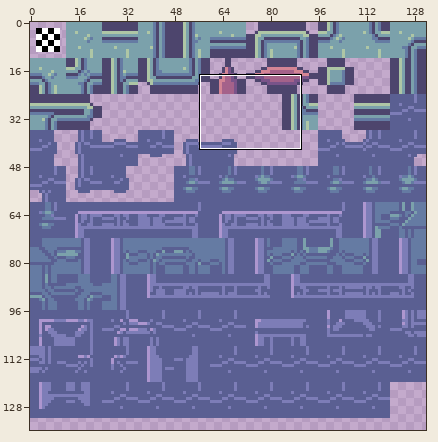
A sprite sheet gets an edit: TowerOfDreams/tilesets/tTileset/output_tileset.png. The first picture is a wide view before the edit; the outline marks the close-up.
Close-up. Before the commit:
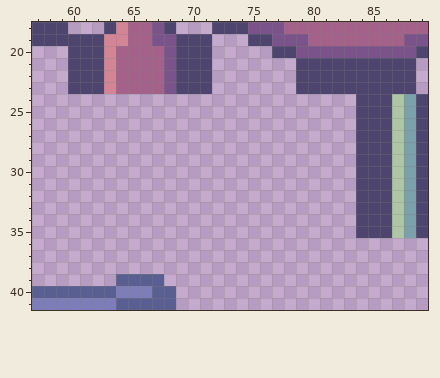
The file is 132x144 pixels. Shown: x 57..89, y 18..41. The wide view leaves out empty margins.
After the commit:
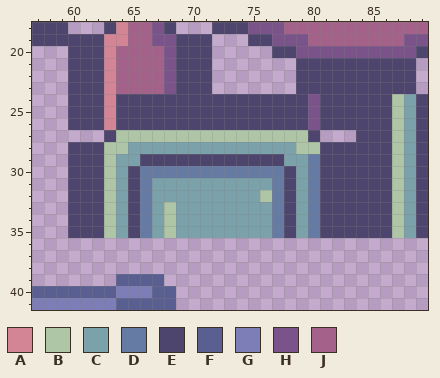
Palette (. is transparent): A #d38595  B #aec6a5  C #7ba1ab  D #657ba3  E #4d456d  F #5a5f92  G #7d7db7  H #795389  J #a4628a
Change:
y 24..26: x 60..83 ........................ -> EEEAEEEEEEEEEEEEEEEEHEEE
y 27: x 63..80 .................. -> EBBBBBBBBBBBBBBBBE
y 28: x 60..83 ........................ -> EEEBBCCCCCCCCCCCCCCBBEEE
y 29: x 60..83 ........................ -> EEEBCCEEEEEEEEEEEECCDEEE
y 30: x 60..83 ........................ -> EEEBCEDDDDDDDDDDDDECDEEE
y 31: x 60..83 ........................ -> EEEBCEDCCCCCCCCCCDECDEEE
y 32: x 60..83 ........................ -> EEEBCEDCCCCCCCCCBDECDEEE
y 33..35: x 60..83 ........................ -> EEEBCEDCBCCCCCCCCDECDEEE
Where, in picture pixels (left, top, right, bottom), the same in both close-ups:
added: (68, 94, 356, 238)
